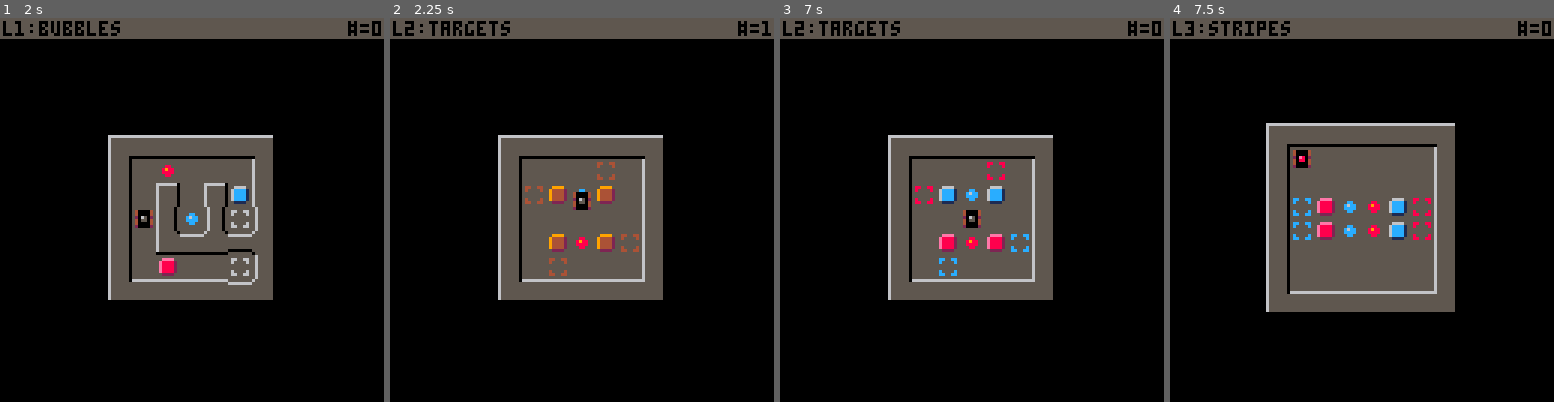
Above: before the commit, frames 1-4 (left to right).
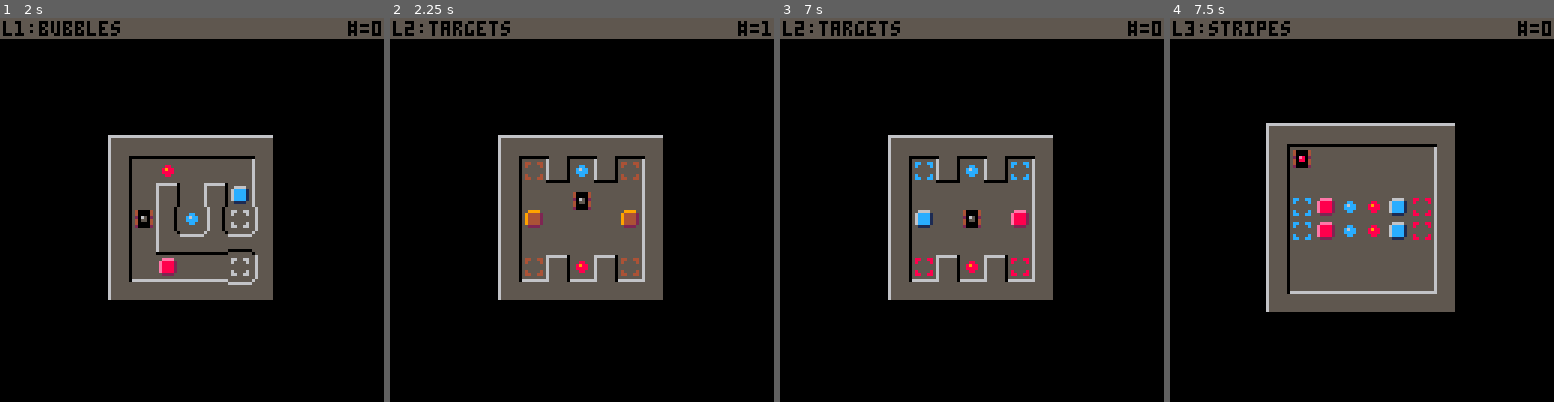
Above: after the commit, the same moments.

Repository: erwinbonsma/SokoBubbleP8
Game: PICO-8 cartridge sokobubble.p8
The game is run twice, just before and just after one commit, with the same random seed, the same clock (stepped at 60 frames per second) and the same inputs.
Inputs:
- Up to frame 1 (2 s): tap X (X key) at 0.33, 1.07, 1.85 s; tap O (Z key) at 0.7, 1.7 s; hold Right from 1.6 s (still down)
- Up to frame 2 (2.25 s): release Right at 2.1 s; tap O (Z key) at 2.1 s; hold Up from 2.15 s (still down)
- Up to frame 3 (7 s): release Up at 2.42 s; hold Right 2.47-3.03 s; tap O (Z key) every 0.4 s from 2.5 to 6.9 s; tap X (X key) every 1.12 s from 2.97 to 6.32 s; hold Left 3.08-3.58 s; hold Down 3.63-3.97 s; hold Right 4.02-4.68 s; hold Up 4.73-5.03 s; hold Left 5.08-5.68 s; hold Down 5.73-6.03 s; hold Right 6.08-6.58 s; hold Right from 6.63 s (still down)
- Up to frame 4 (7.5 s): release Right at 7.13 s; hold Up 7.18-7.45 s; tap O (Z key) at 7.3 s; tap X (X key) at 7.43 s

Frame 1 is identical in both runs. In frame 2, 2.7% of the frame differs, in the area x 35-65%, y 35-69%; in frame 3, 2.7%; in frame 4, nothing differs.

Commit message:
Tweak second intro level

Diff:
--- a/sokobubble.p8
+++ b/sokobubble.p8
@@ -1282,13 +1282,13 @@
 350000540075553535000000700000353500000000000035350000404000003535004000005000351b354000005000350000000000000000000000000000000000000000000000000000000000000000000000000000000000000000000000000000000000000000000000000000000000000000000000000000000000000000
 3556002f0055753535450025000075353500000000000035356600757500763535250056000025351b350000560031340000000000000000000000000000000000000000000000000000000000000000000000000000000000000000000000000000000000000000000000000000000000000000000000000000000000000000
 333636363636363433363636363636343336363636363634183636363636361918363636363636191b3336363636341b0000000000000000000000000000000000000000000000000000000000000000000000000000000000000000000000000000000000000000000000000000000000000000000000000000000000000000
-31363636363632313636363636323136363636363231363636363636323a3b38373731383136363636363632000000000000000000000000000000000000000000000000000000000000000000000000000000000000000000000000000000000000000000000000000000000000000000000000000000000000000000000000
-35005600000035350000005500353510000000003535100000000000351b355f3e3c3e383510000000000035000000000000000000000000000000000000000000000000000000000000000000000000000000000000000000000000000000000000000000000000000000000000000000000000000000000000000000000000
-35003700377035355570767000353500600040003535000000000000351b3900393933383500705a5c500035000000000000000000000000000000000000000000000000000000000000000000000000000000000000000000000000000000000000000000000000000000000000000000000000000000000000000000000000
-351026762b4d2835000010000035350050660056353575507656705535313831173117373500707a7c500035000000000000000000000000000000000000000000000000000000000000000000000000000000000000000000000000000000000000000000000000000000000000000000000000000000000000000000000000
-350033273d2a3c35005056507535350070004d4d2835755076567055353e3835353535393500000000000035000000000000000000000000000000000000000000000000000000000000000000000000000000000000000000000000000000000000000000000000000000000000000000000000000000000000000000000000
-35005000004d2835007500000035350000764d482835000000000000353338393933194f1832000000003119000000000000000000000000000000000000000000000000000000000000000000000000000000000000000000000000000000000000000000000000000000000000000000000000000000000000000000000000
-3336363636273433363636363634333636362727343336363636363634000000000000001b3336363636341b000000000000000000000000000000000000000000000000000000000000000000000000000000000000000000000000000000000000000000000000000000000000000000000000000000000000000000000000
+3136363636363231363b363b36323136363636363231363636363636323a3b38373731383136363636363632313636363636320000000000000000000000000000000000000000000000000000000000000000000000000000000000000000000000000000000000000000000000000000000000000000000000000000000000
+35005600000035357539763975353510000000003535100000000000351b355f3e3c3e383510000000000035351000007075350000000000000000000000000000000000000000000000000000000000000000000000000000000000000000000000000000000000000000000000000000000000000000000000000000000000
+35003700377035350000000000353500600040003535000000000000351b3900393933383500705a5c500035357500007000350000000000000000000000000000000000000000000000000000000000000000000000000000000000000000000000000000000000000000000000000000000000000000000000000000000000
+351026762b4d2835700010005035350050660056353575507656705535313831173117373500707a7c500035357600007075350000000000000000000000000000000000000000000000000000000000000000000000000000000000000000000000000000000000000000000000000000000000000000000000000000000000
+350033273d2a3c35000000000035350070004d4d2835755076567055353e3835353535393500000000000035357500007000350000000000000000000000000000000000000000000000000000000000000000000000000000000000000000000000000000000000000000000000000000000000000000000000000000000000
+35005000004d2835553756375535350000764d482835000000000000353338393933194f1832000000003119350000007075350000000000000000000000000000000000000000000000000000000000000000000000000000000000000000000000000000000000000000000000000000000000000000000000000000000000
+3336363636273433363d363d3634333636362727343336363636363634000000000000001b3336363636341b333636363636340000000000000000000000000000000000000000000000000000000000000000000000000000000000000000000000000000000000000000000000000000000000000000000000000000000000
 3138313237373132000000000000000000000000000000000000000000000000000000000000000000000000000000000000000000000000000000000000000000000000000000000000000000000000000000000000000000000000000000000000000000000000000000000000000000000000000000000000000000000000
 333235353e1a3535000000000000000000000000000000000000000000000000000000000000000000000000000000000000000000000000000000000000000000000000000000000000000000000000000000000000000000000000000000000000000000000000000000000000000000000000000000000000000000000000
 3a34333439393334000000000000000000000000000000000000000000000000000000000000000000000000000000000000000000000000000000000000000000000000000000000000000000000000000000000000000000000000000000000000000000000000000000000000000000000000000000000000000000000000
